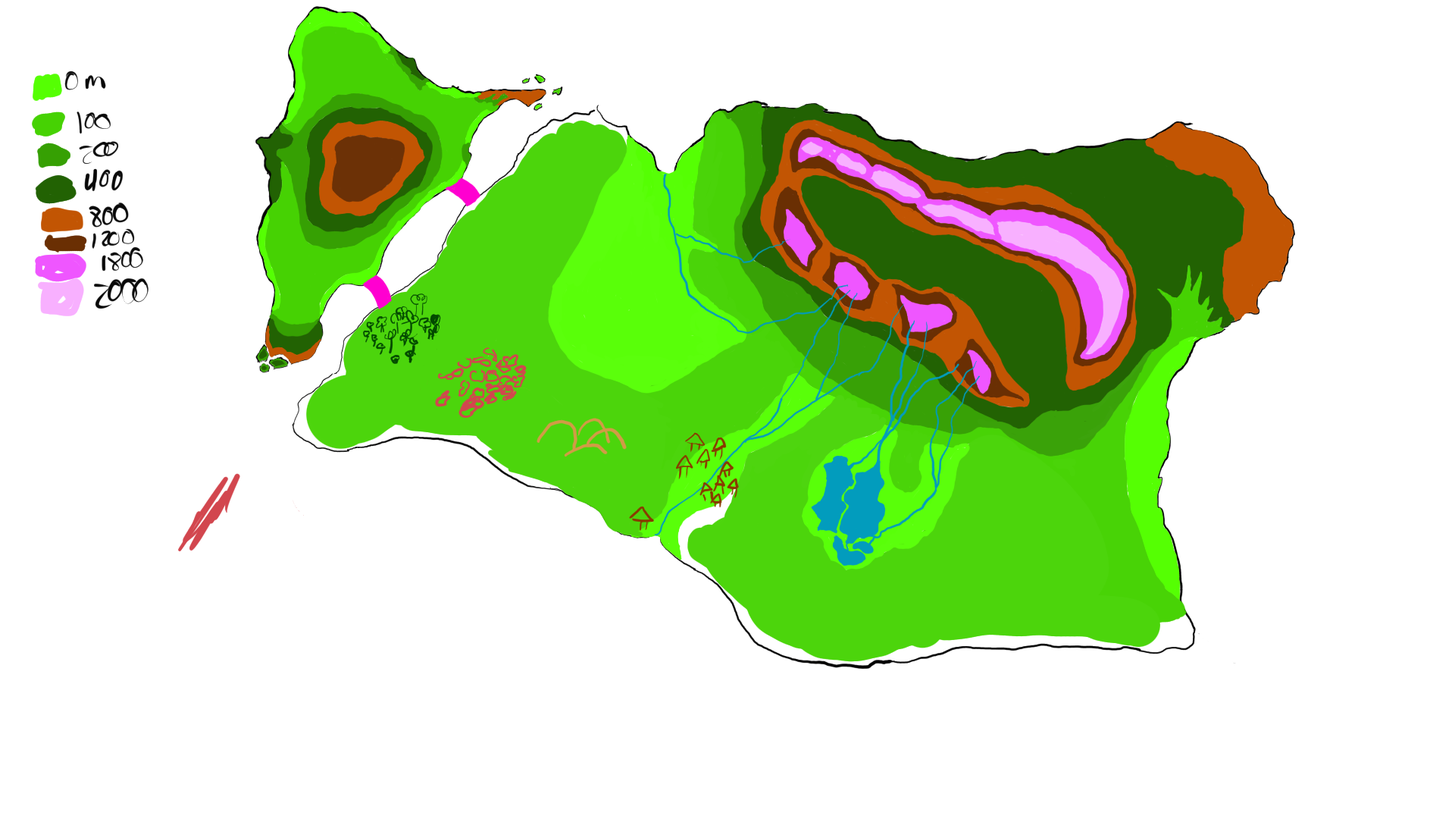
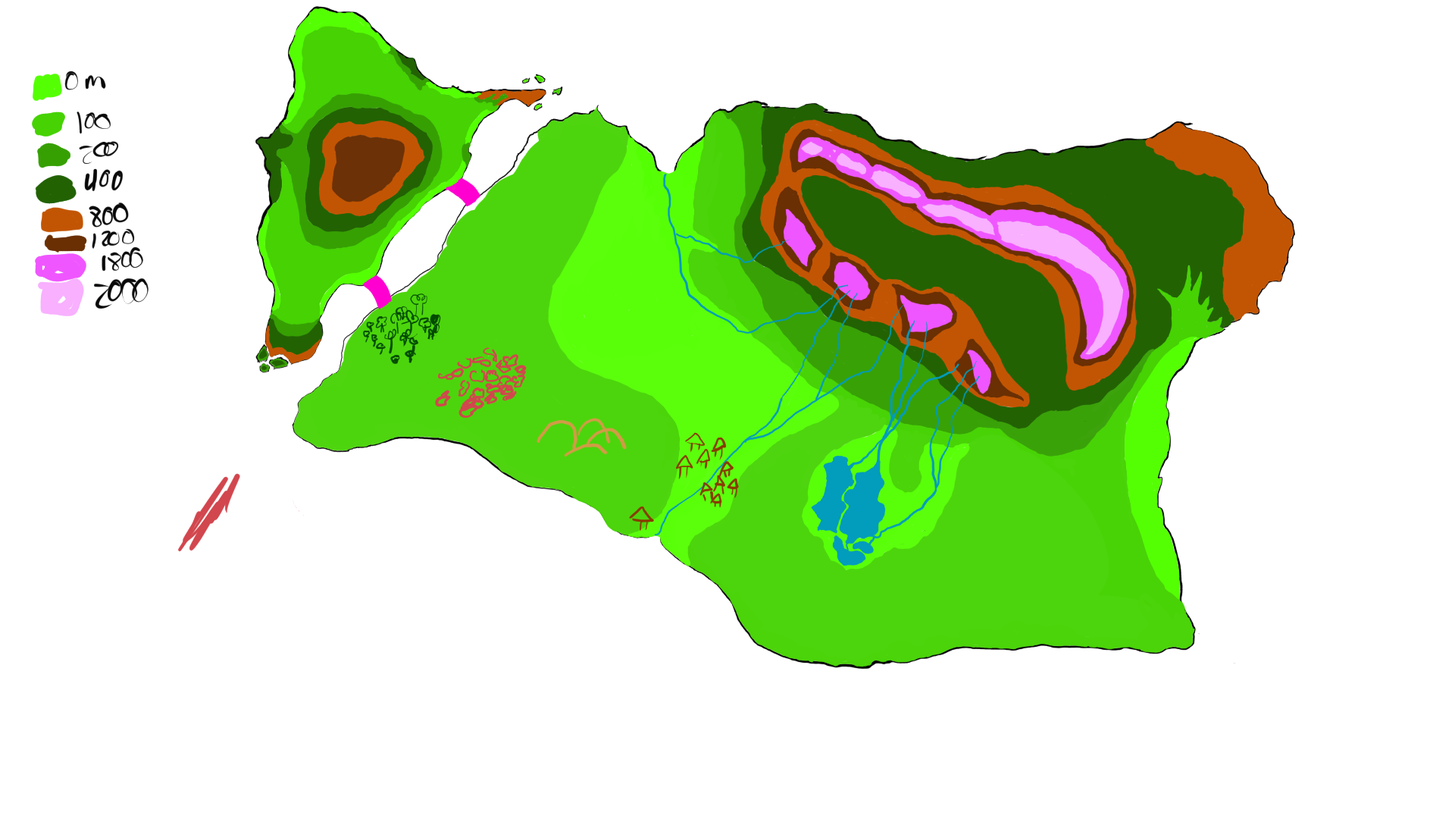
The second 1455x819 image is a revision of the first. Changes to its layers:
painted on "ElementosHumanos" over [339, 145, 777, 534]
painted on "ElementosNaturales" over [293, 145, 1196, 668]
painted on "Agua" over [630, 323, 1019, 668]
painted on "Altitud" over [293, 107, 1196, 668]
painted on "FormaMapa" over [293, 107, 1196, 668]
